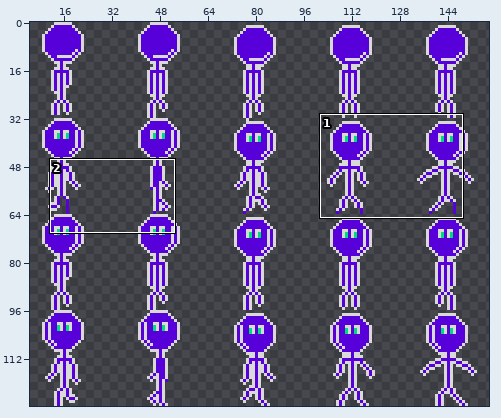
Edited in one commit: sprite sheet (assets/dummy/character_walking.png). The first picture is a wide view before the edit; the outline marks the close-up.
Close-up. Before:
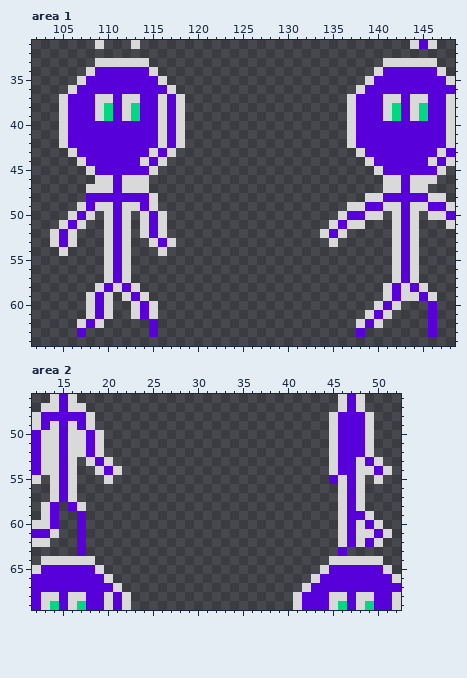
The file is 160x128 pixels. Colours within 5 levels of each other are drawn and written as one. Shown: area 1: x 102..148, y 31..64; area 2: x 12..52, y 46..69. The wide view leaves out empty margins.
After the commit:
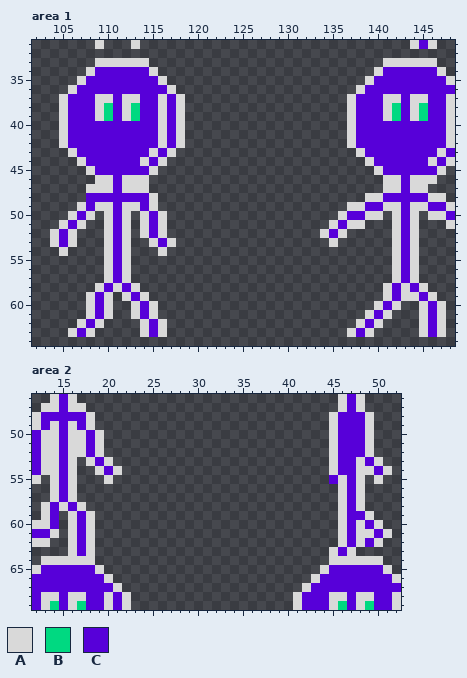
Palette (. is transparent): A #d9d9d9  B #00d981  C #5700d9
Diff:
--- area 1
@@ x 102..148 @@
 59 ......ACA.ACA..........................ACAACA..
-60 ......ACA..ACA........................ACA...C..
-61 ......ACA..ACA.......................ACA....C..
-62 .....ACA.....C......................ACA.....C..
-63 .....C.......C......................C.......C..
+60 ......ACA..ACA........................ACA..ACA.
+61 ......ACA..ACA.......................ACA...ACA.
+62 .....ACA....ACA.....................ACA....ACA.
+63 ....ACA.....ACA....................ACA.....ACA.
 64 ...............................................
--- area 2
@@ x 12..52 @@
 57 ..ACA.............................ACA....
-58 .AC.CA............................ACA....
-59 .AC..C............................ACCA...
-60 AAC..C............................ACACA..
-61 CCA..C............................ACAACA.
-62 AA...C............................ACACA..
-63 .....C............................C......
+58 .ACACA............................ACA....
+59 .AC.ACA...........................ACCA...
+60 AAC.ACA...........................ACACA..
+61 CCA.ACA...........................ACAACA.
+62 AA..ACA...........................ACACA..
+63 ....ACA..........................ACA.....
 64 .AAAAAA..........................AAAAAA..
Where, in picture pixels (left, top, right, bottom), the same in both close-ups:
added: (419, 301, 446, 337)
added: (140, 319, 167, 337)
added: (68, 328, 95, 337)
added: (347, 328, 374, 337)
added: (59, 502, 95, 556)
added: (329, 547, 356, 556)
